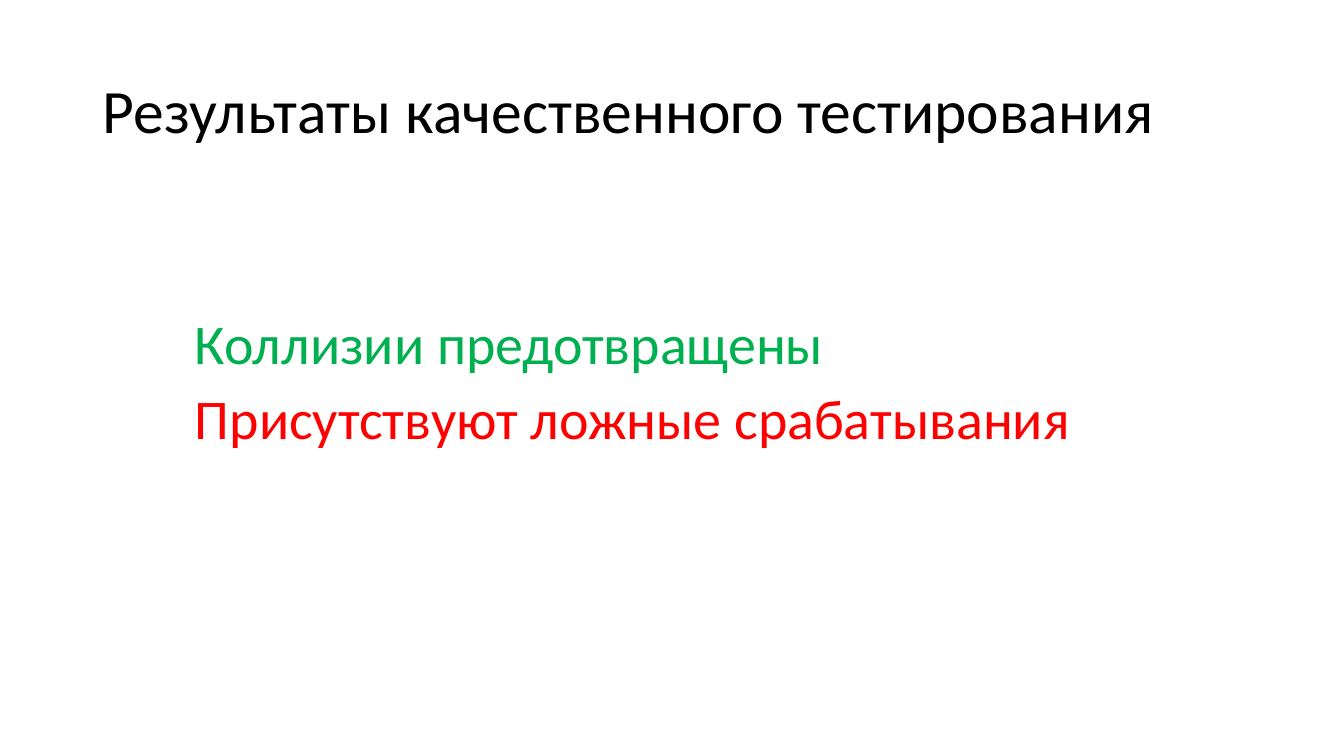
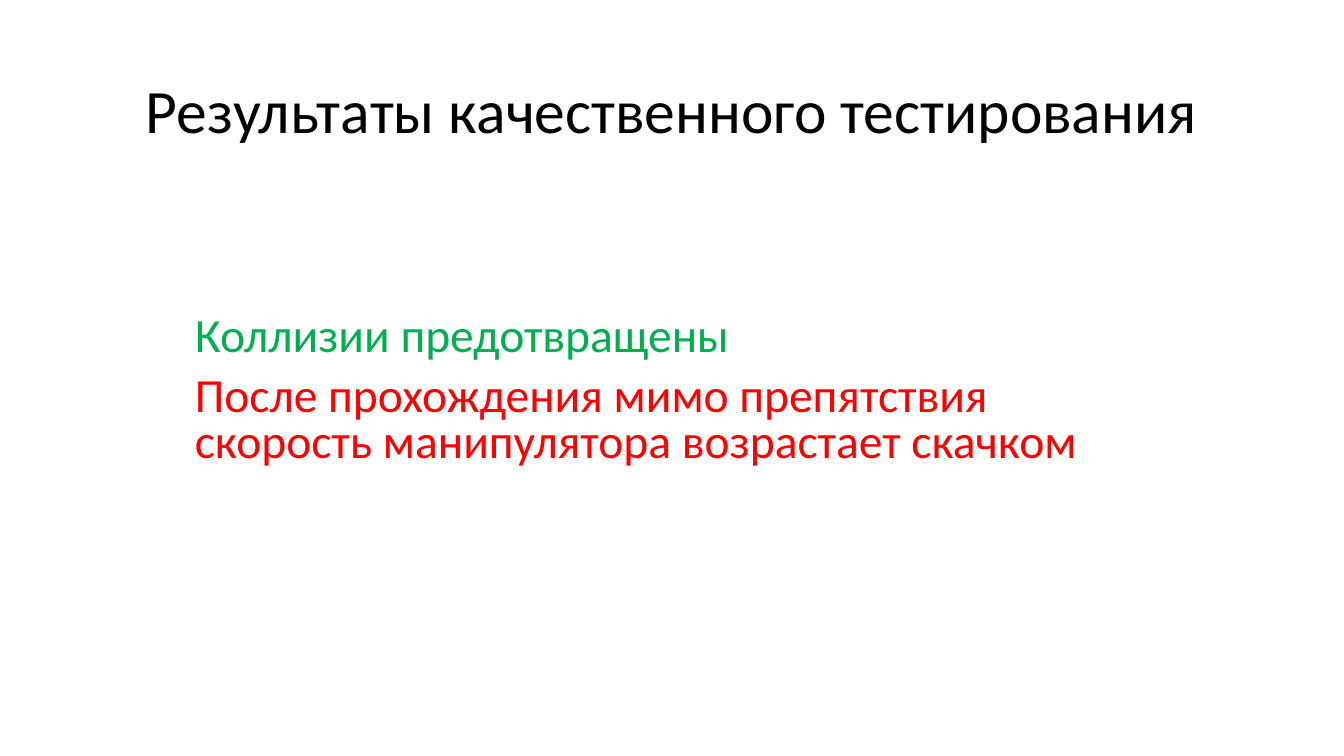
Before and after one commit to NikitaKhalyavin/NIR, a slide deck: slide 14 of семинар2Халявин.pptx. Drawn at 1344x756 pixels with LibreOffice and Linux fonts; fonts in the diff are those of the drawing. Boxes give left, top, right and bottom in pixels: in the first picture for what was removed or moved away, otherwise in the second. Text is boxed around its words. In the diff, an @@ line names an element or a change of style, - is before the commit and + after.

```diff
--- a/семинар2Халявин.pptx
+++ b/семинар2Халявин.pptx
@@ title "Результаты качественного тестирования" at [146, 93, 1197, 143]: alignment left to centre @@
@@ text at [195, 321, 729, 360]: size 40 to 34 pt in "Коллизии предотвращены"; line spacing 0.9 to 0.8 @@
@@ text at [195, 381, 1076, 466]: text changed; size 40 to 34 pt @@
-Присутствуют ложные срабатывания
+После прохождения мимо препятствия скорость манипулятора возрастает скачком
```
Also in this commit, not shown: 14 other slides changed, 3 other files.
